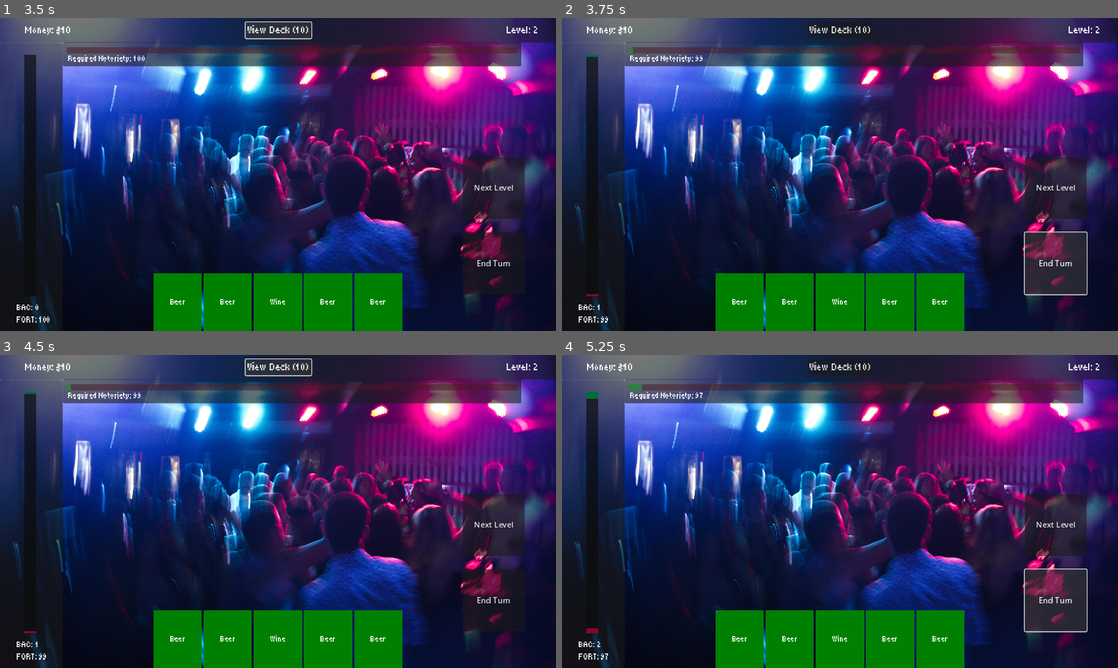
Above: before the commit, frames 1-4 (two rows, left to right).
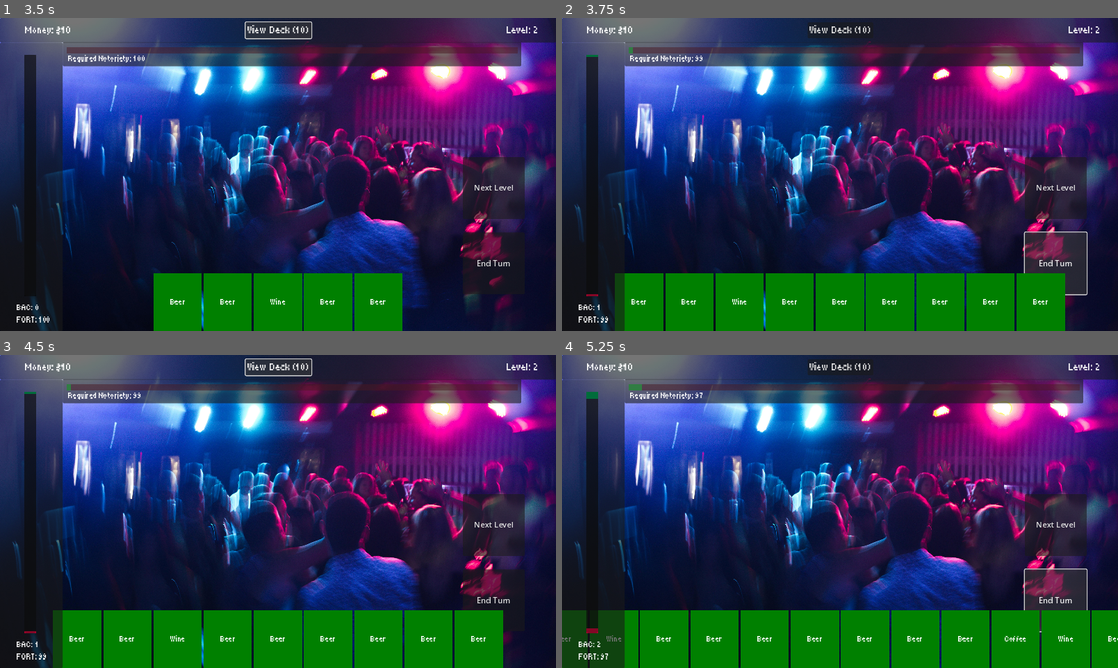
Above: after the commit, the same moments.

Repository: TreSmith/JameGamGameJam
Game: Godot game, scene res://Scenes/UI/main_menu.tscn
Two runs of this game, one before a commit and one after it. Both use one fixed random seed, a clock stepped at 60 frames per second and the inputs below.
Inputs:
- Up to frame 1 (3.5 s): click "START GAME" at 0.5 s; click "Next Level" at 1.25 s; click "Next Level" at 2 s; click "View Deck (10)" at 2.75 s
- Up to frame 2 (3.75 s): click "End Turn" at 3.5 s
- Up to frame 3 (4.5 s): click "View Deck (10)" at 4.25 s
- Up to frame 4 (5.25 s): click "End Turn" at 5 s

Frame 1 is identical in both runs. In frame 2, 6.5% of the frame differs, in the area x 9-91%, y 81-100%; in frame 3, 6.5%; in frame 4, 10%, in the area x 0-100%, y 81-100%.
Error before the commit: Invalid access to property or key 'ID' on a base object of type 'Nil'. (res://Scripts/Component)

Commit message:
adjusting card draw

Diff:
--- a/Scripts/Component Scripts/hand.gd
+++ b/Scripts/Component Scripts/hand.gd
@@ -11,9 +11,9 @@
 	child.reparent(self)
 
 func generate_hand(handsize):
-	for i in handsize:
+	var cards = GameManager.draw_card(GameManager.Handsize)
+	for card in cards:
 		var c = card_scene.instantiate()
-		var card = GameManager.draw_card()
 		c.ID = card["ID"]
 		c.BAC = card["BAC"]
 		c.cost = card["Cost"]
--- a/Scripts/ManagerScripts/game_manager.gd
+++ b/Scripts/ManagerScripts/game_manager.gd
@@ -96,10 +96,19 @@
 func reshuffle_discard_into_deck():
 	Remaining_Deck = Current_Deck.duplicate(true)
 	Remaining_Deck.shuffle()
+	print(Remaining_Deck)
 	Discard_Pile = []
 
-func draw_card():
-	return Remaining_Deck.pop_front()
+func draw_card(amount : int = 1):
+	var cardsToDraw = []
+	for i in range(amount):
+		if Remaining_Deck.size() > 0:
+			print(Remaining_Deck.size())
+			cardsToDraw.append(Remaining_Deck.pop_front())
+		else:
+			print("Reshuffle")
+			reshuffle_discard_into_deck()
+	return cardsToDraw
 
 func discard_card(id: int):
 	Discard_Pile.append(get_card_by_id(id))
